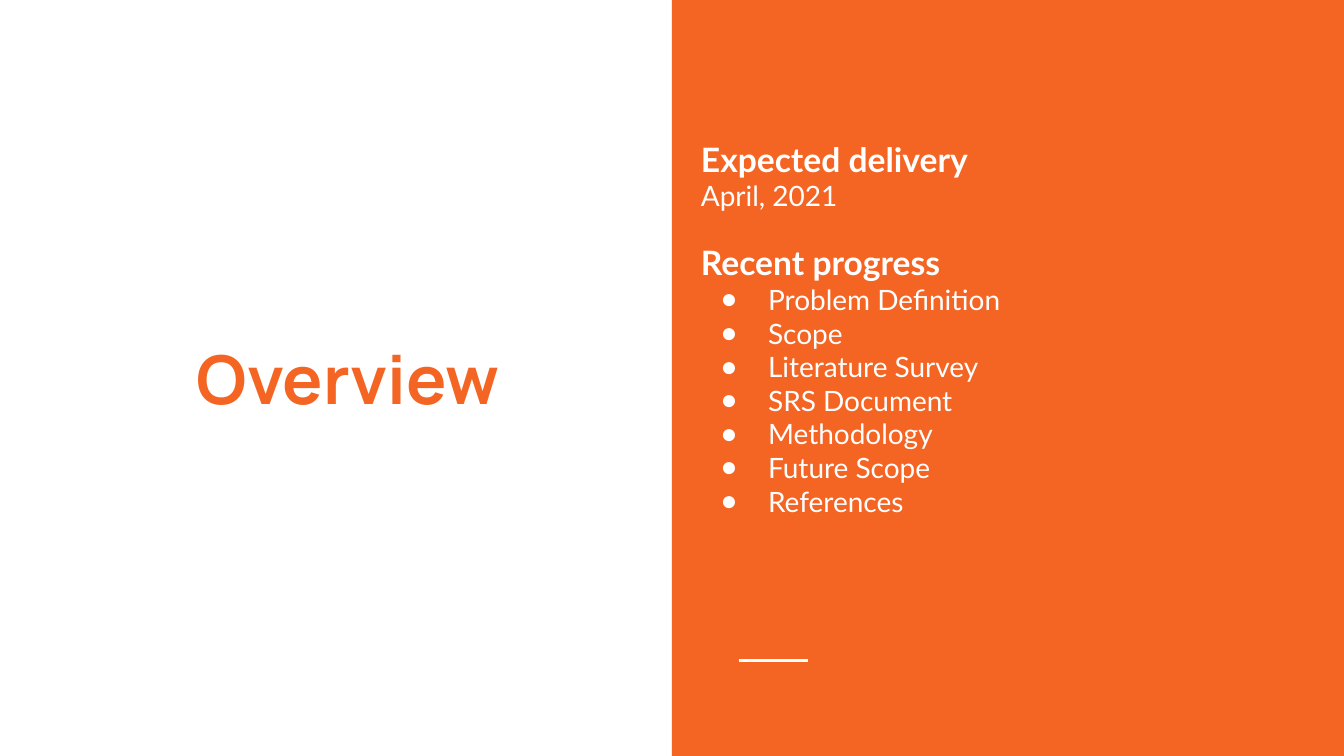
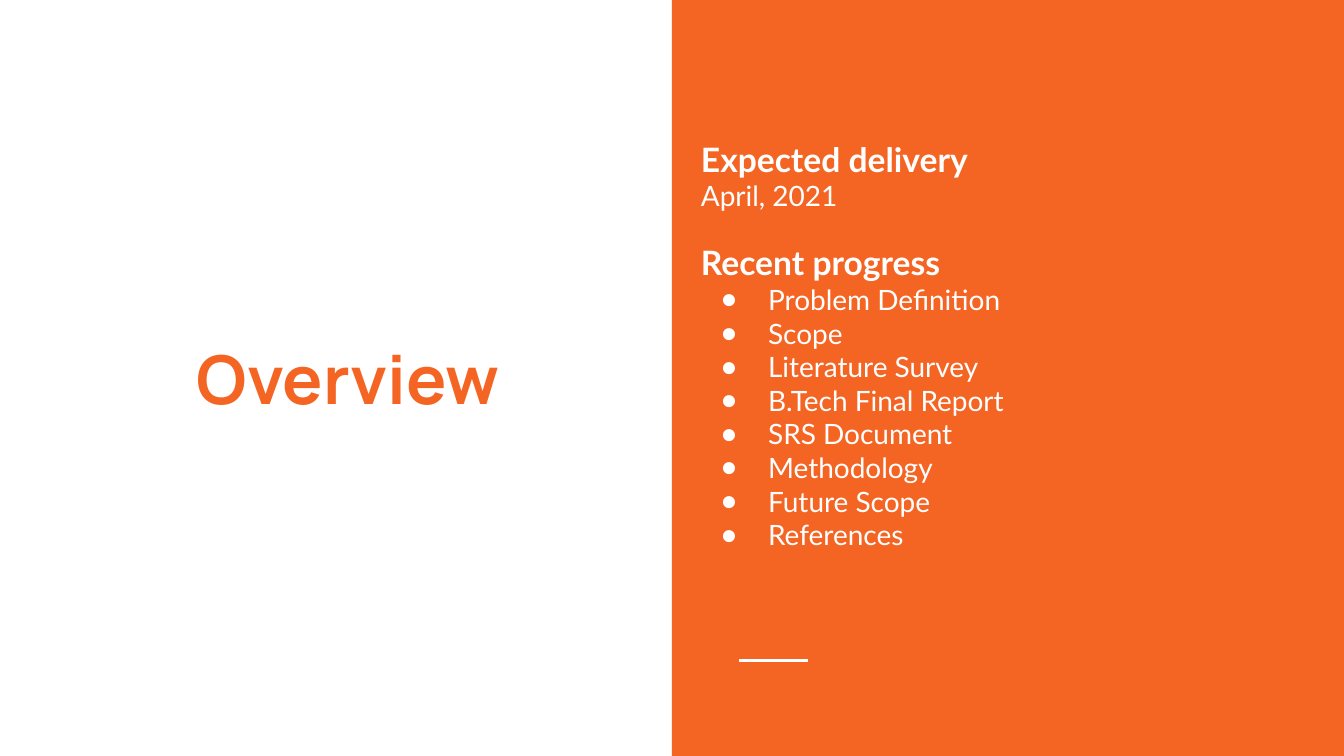
Before and after one commit to meetb007/kissan-bandhu, a slide deck: slide 2 of documents/kisaan Bandhu.pptx. Drawn at 1344x756 pixels with LibreOffice and Linux fonts; fonts in the diff are those of the drawing. Boxes give left, top, right and bottom in pixels: in the first picture for what was removed or moved away, otherwise in the second. Text is boxed around its words. In the diff, an @@ line names an element or a change of style, - is before the commit and + after.

```diff
--- a/documents/kisaan Bandhu.pptx
+++ b/documents/kisaan Bandhu.pptx
@@ text at <box>768,390,1004,416</box>: paragraph added @@
+● B.Tech Final Report
```
Also in this commit, not shown: 7 other slides changed, 13 slides added, 6 other files.
